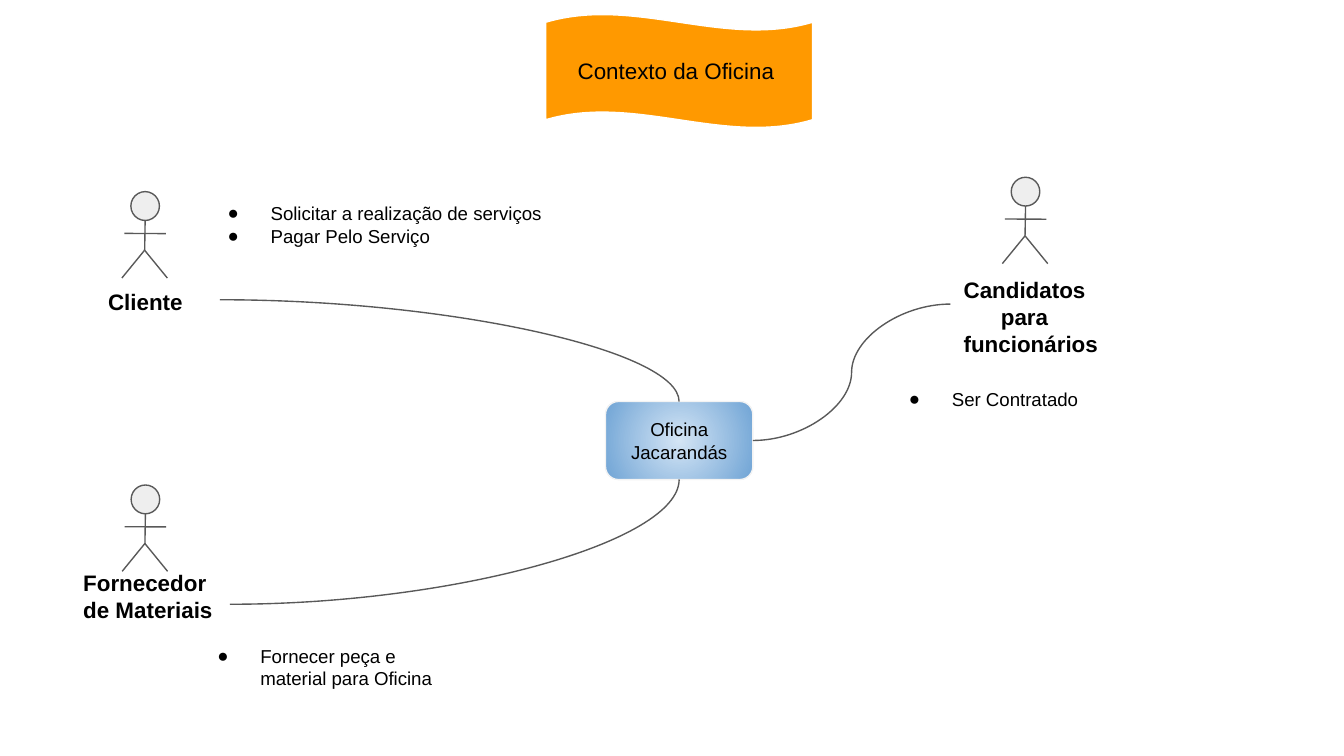
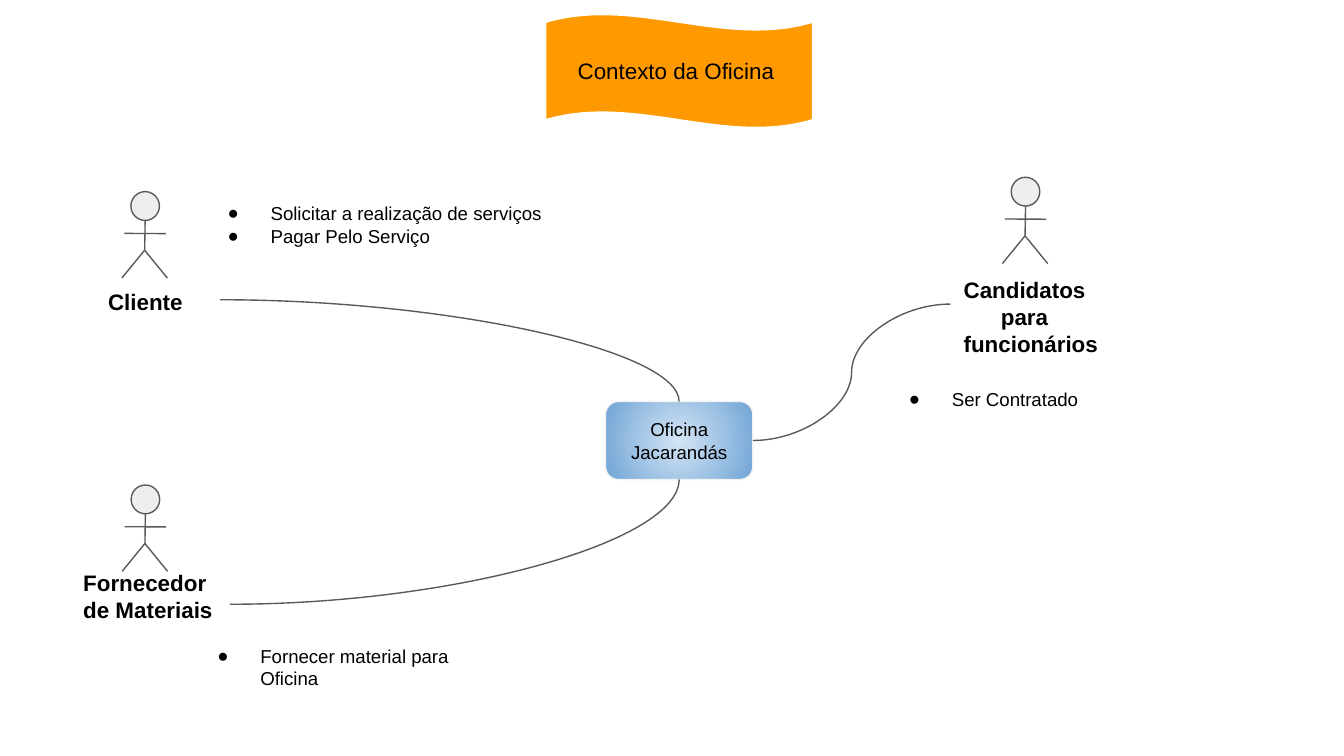
Before and after one commit to victorkok/OPE-Oficina-Mecanica, a slide deck: slide 1 of Artefatos/15.Arquitetura de Negócio para cada Cenário Oficina Jacarandás.pptx. Drawn at 1344x756 pixels with LibreOffice and Linux fonts; fonts in the diff are those of the drawing. Boxes give left, top, right and bottom in pixels: in the first picture for what was removed or moved away, otherwise in the second. Text is boxed around its words. In the diff, an @@ line names an element or a change of style, - is before the commit and + after.

```diff
--- a/Artefatos/15.Arquitetura de Negócio para cada Cenário Oficina Jacarandás.pptx
+++ b/Artefatos/15.Arquitetura de Negócio para cada Cenário Oficina Jacarandás.pptx
@@ text at bbox=[260, 649, 448, 686]: text changed @@
-● Fornecer peça e material para Oficina
+● Fornecer material para Oficina
```
Also in this commit, not shown: 1 other slide changed, 1 other file.
